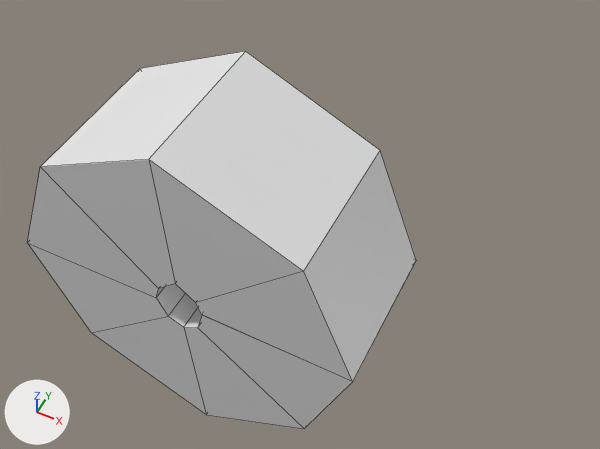
The OBJ model godot_cpp_template/demo/triangle_3d_cage/art/cage_deformed_variant_1.obj: old version first, new version second.
The view is the same before and after, from a 50 mm lens placed at (11.24, -12.05, 21.55), pointed at (4.79, 0.85, 5.43). Arrows for +X, +Y and +Z are at lower left; the lights stay in place. The older version comes first. Mesh edges are drawn as thin lines. Where no turn or scale is listed for an object, it has been applied to the vertices.

Objects in the first picture: 'cage_deformed_variant_1'.
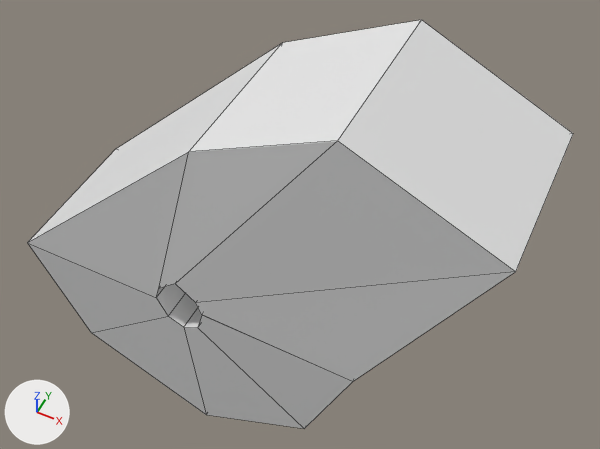
Commit message: Add variant.

Location of each change, [x1, y1, x2, y2] in pixels of the pictures (600 x 449 px; the box of a moved part takes in the faces that stretch with it):
'cage_deformed_variant_1', reshaped (40% wider, 8% taller): before [27, 51, 417, 429]; after [27, 20, 573, 429]
part 1 of me_cage_deformed_variant_1, moved or reshaped: before [27, 51, 416, 381]; after [27, 20, 573, 382]

Edits to the bpy script that builds the scene:
```text
Change me_cage_deformed_variant_1:
    used by ob_cage_deformed_variant_1; location = (0.0, 0.0, 0.0)
    before: 13 (2.7, -2.1, 9.39) at pixel (148, 159), 16 (2.7, 2.1, 9.39) at pixel (245, 51), 21 (6.35, -2.1, 7.65) at pixel (303, 271), 24 (-0.63, 2.1, 7.72) at pixel (139, 68), 29 (-0.63, -2.1, 7.72) at pixel (40, 166)
    before: 32 (6.35, 2.1, 7.65) at pixel (380, 150)
    remove me_cage_deformed_variant_1.from_pydata(...)  # 36 vertices, 34 faces; spans x -2.1..7.68, y -2.1..2.1, z -1.15..9.39
    add me_cage_deformed_variant_1.from_pydata(...)  # 36 vertices, 34 faces; spans x -2.1..10.51, y -2.1..2.41, z -1.15..11.36
    me_cage_deformed_variant_1 part 1
    add for i in [13, 16, 21, 24, 29, 32]: me_cage_deformed_variant_1.vertices[i].co += Vector((4.16, 0.31, 1.98))
```
